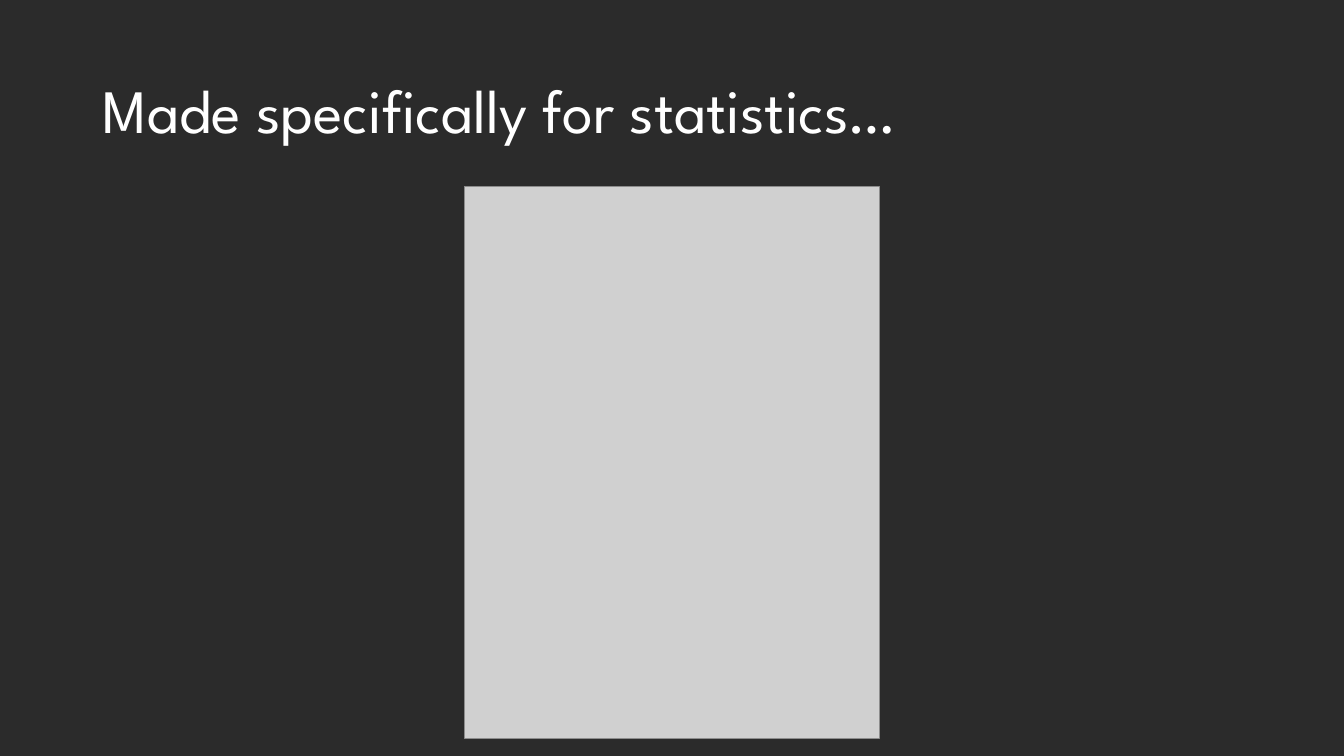
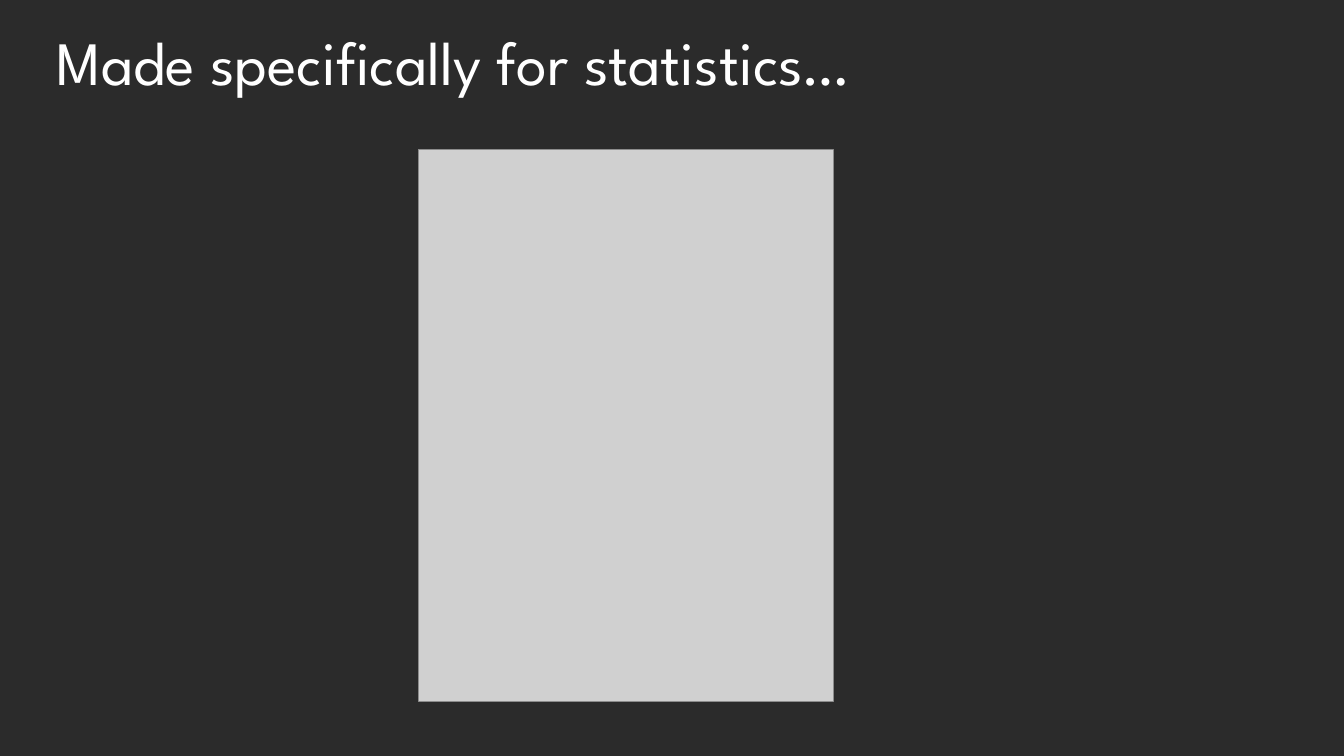
Before and after one commit to DustinEwers/r-talk-demos, a slide deck: slide 15 of slides/r_slides.pptx. Drawn at 1344x756 pixels with LibreOffice and Linux fonts; fonts in the diff are those of the drawing; grey boxes stand for pictures; background and template pictures are left out; a plain dark background stands for a picture behind light text. Boxes give left, top, right and bottom in pixels: in the first picture for what was removed or moved away, otherwise in the second. Text is boxed around its words. In the diff, an @@ line names an element or a change of style, - is before the commit and + after.

```diff
--- a/slides/r_slides.pptx
+++ b/slides/r_slides.pptx
@@ title "Made specifically for statistics…": place and size @@
-title "Made specifically for statistics…" at <box>102,90,896,146</box>
+title "Made specifically for statistics…" at <box>57,42,850,98</box>
@@ picture: place and size @@
-picture at <box>465,187,879,739</box>
+picture at <box>419,149,834,702</box>
```
Also in this commit, not shown: 4 other slides changed, 3 slides added, 1 other file.
